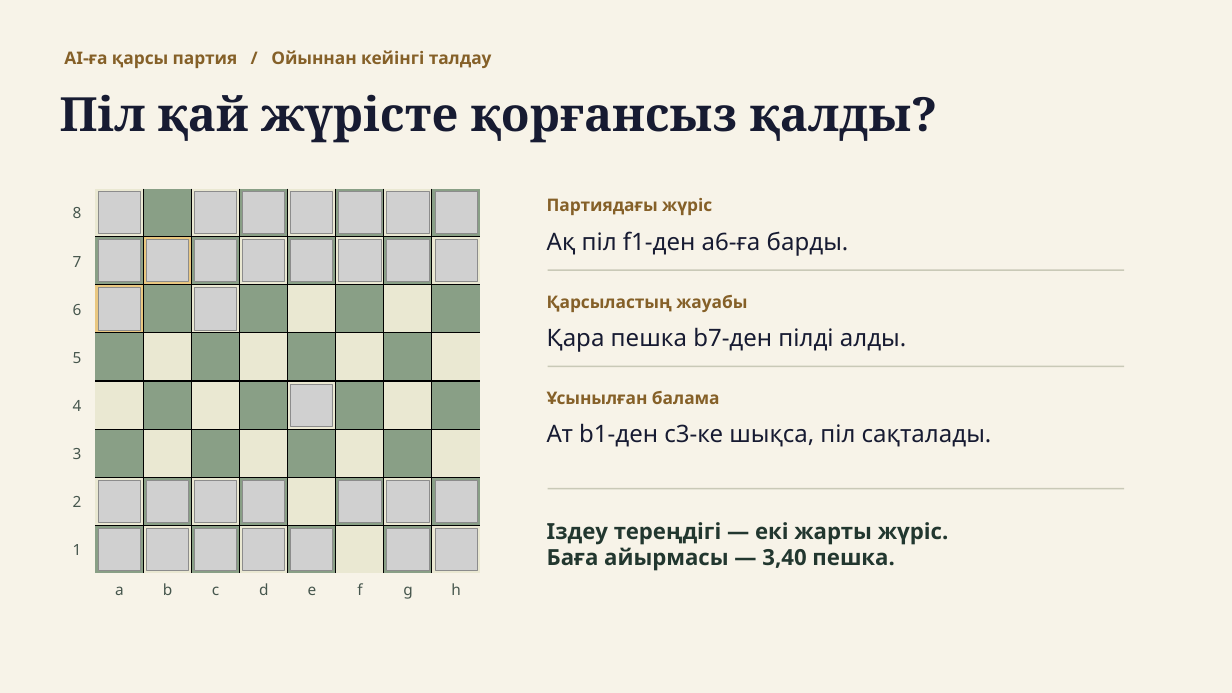
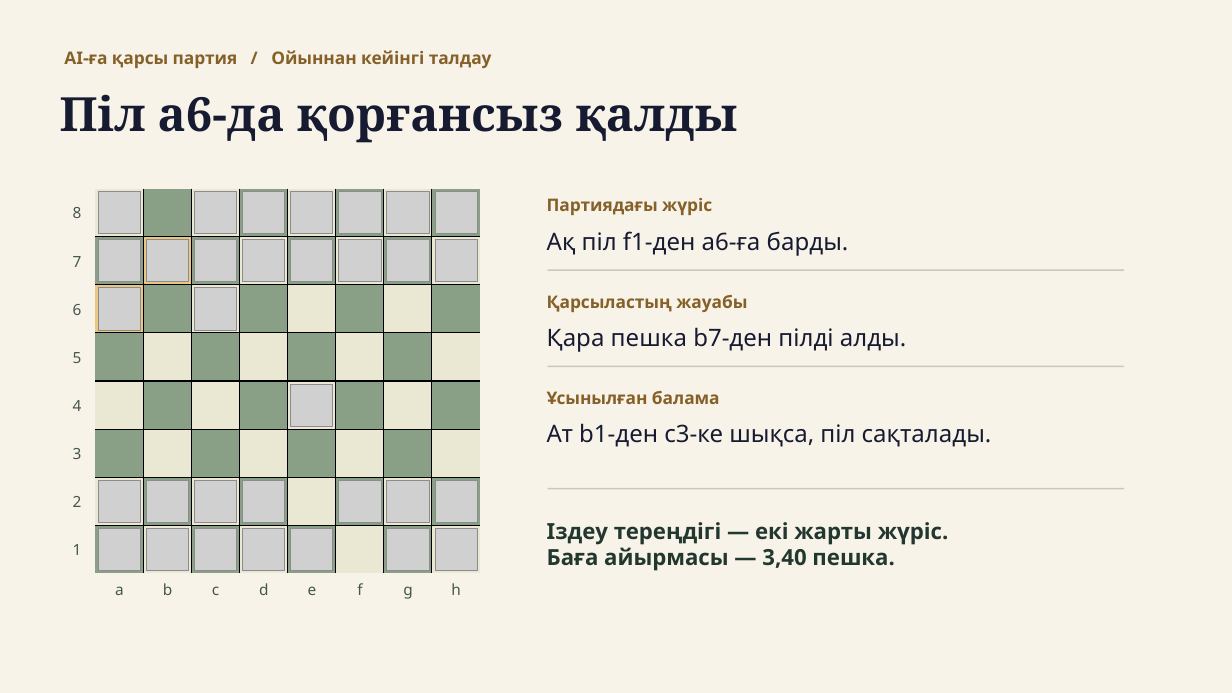
Before and after one commit to ibraevernur7-lab/chess-detective-final, a slide deck: slide 6 of presentation/Chess_Detective_KZ.pptx. Drawn at 1232x693 pixels with LibreOffice and Linux fonts; fonts in the diff are those of the drawing; grey boxes stand for pictures. Boxes give left, top, right and bottom in pixels: in the first picture for what was removed or moved away, otherwise in the second. Text is boxed around its words. In the diff, an @@ line names an element or a change of style, - is before the commit and + after.

```diff
--- a/presentation/Chess_Detective_KZ.pptx
+++ b/presentation/Chess_Detective_KZ.pptx
@@ text at [60, 94, 738, 143]: text changed @@
-Піл қай жүрісте қорғансыз қалды?
+Піл a6-да қорғансыз қалды
```
Also in this commit, not shown: 4 other slides changed, 1 other file.
